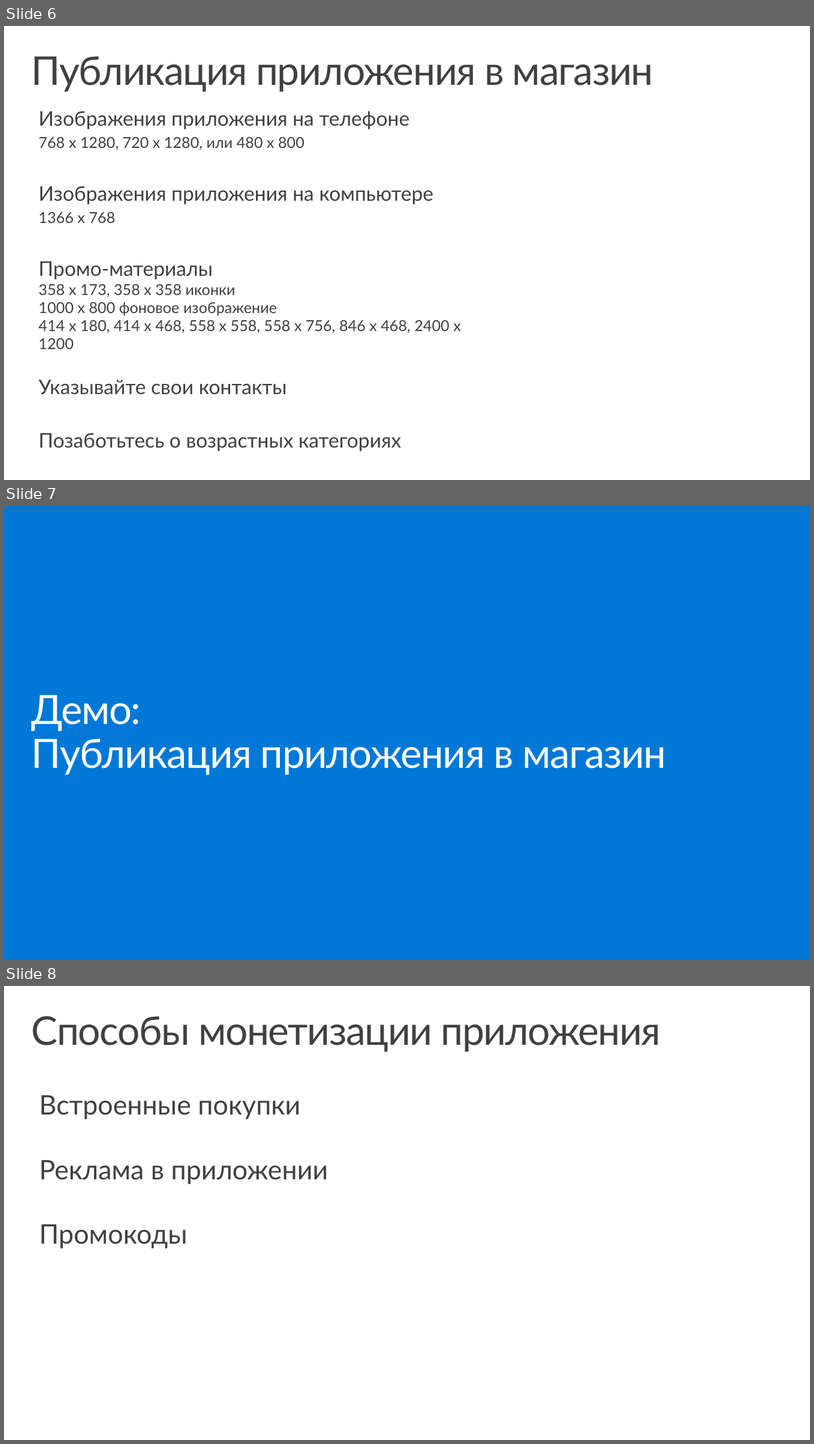
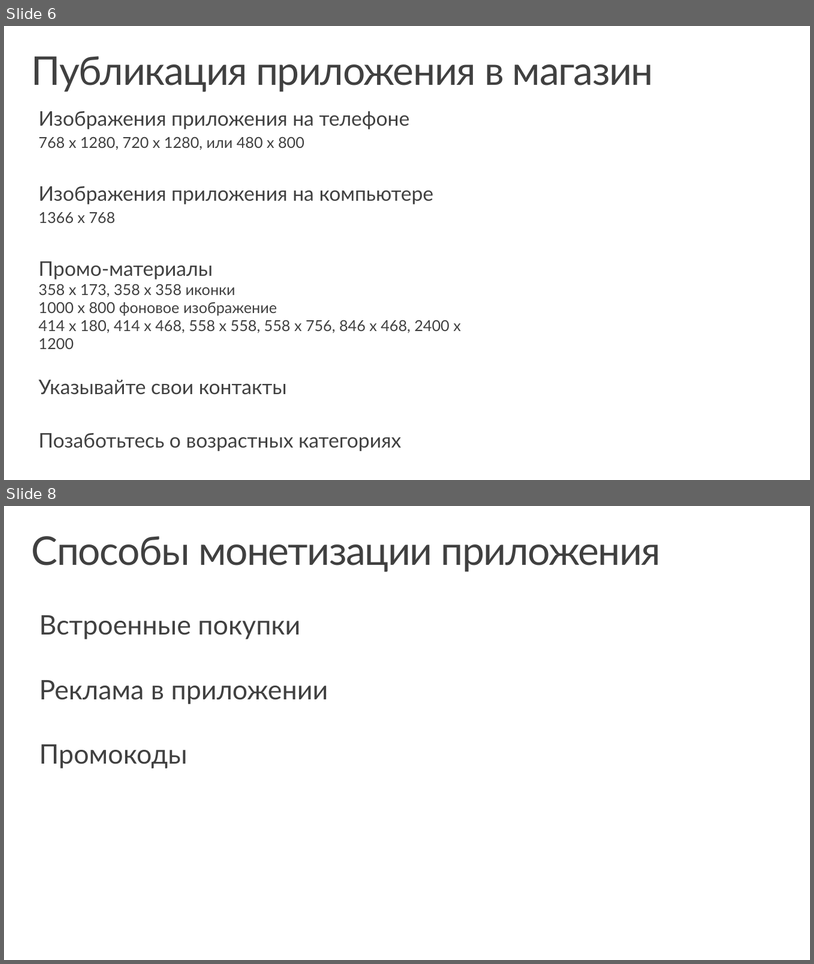
Before and after one commit to evangelism/Win10UWPCourse, a slide deck: 09. Store and Monetization/9 - Store and Monetization (RUS).pptx. Shown one above the other, each under a label of ours: slides 6, 7 and 8 before the commit, slides 6 and 8 after it; the slides between them are not shown. The pictures are 814x1444 and 814x964 pixels, drawn with LibreOffice and Linux fonts; fonts in the diff are those of the drawing; background and template pictures are left out. Boxes give left, top, right and bottom in pixels: in the first picture for what was removed or moved away, otherwise in the second. Text is boxed around its words. In the diff, an @@ line names an element or a change of style, - is before the commit and + after.

```diff
--- a/09. Store and Monetization/9 - Store and Monetization (RUS).pptx
+++ b/09. Store and Monetization/9 - Store and Monetization (RUS).pptx
@@ slide 7 removed at [4, 506, 810, 960], background #0078D7 @@
@@ title removed at [32, 695, 666, 775] @@
-Демо:
-Публикация приложения в магазин
```
Also in this commit, not shown: 1 slide changed, 5 slides added, 3 other slides removed, 3 other files.
